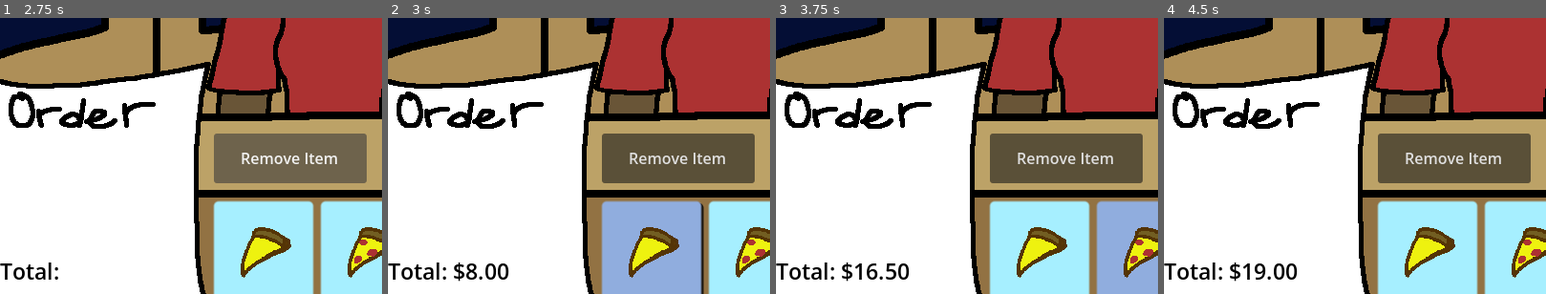
Above: before the commit, frames 1-4 (left to right).
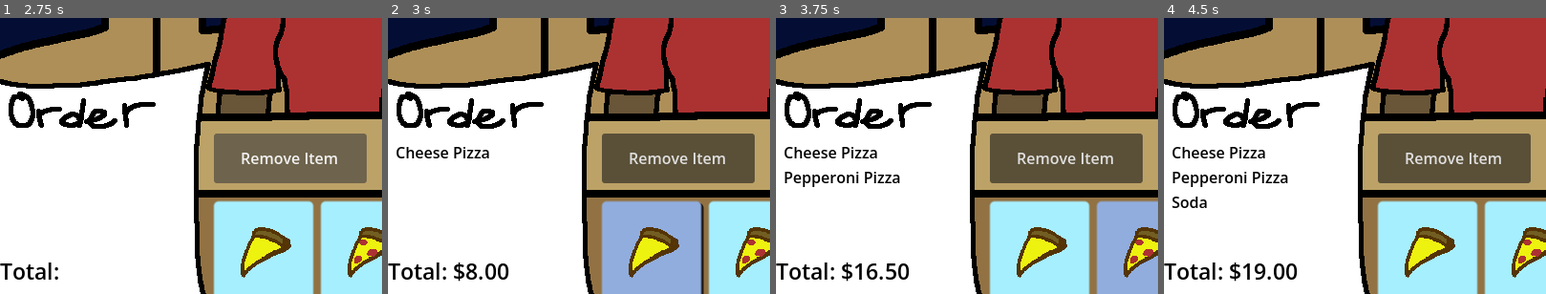
Above: after the commit, the same moments.

Repository: CollectorDev09/Sams-Pizza
Game: Godot game, scene res://scenes/menu.tscn
Two runs of this game, one before a commit and one after it. Both use one fixed random seed, a clock stepped at 60 frames per second and the inputs below.
Inputs (mouse positions are % of the whole screen's width and height, from its top left):
- Up to frame 1 (2.75 s): click "Stats" at 0.5 s; click "Back" at 1.25 s; click "Play" at 2 s
- Up to frame 2 (3 s): click (42, 92) at 2.75 s
- Up to frame 3 (3.75 s): click (56, 92) at 3.5 s
- Up to frame 4 (4.5 s): click (70, 92) at 4.25 s
The pictures show only the part of the screen within x 7-57%, y 50-100%; the shares and areas given below are measured in that part.

Frame 1 is identical in both runs. In frame 2, 0.5% of the frame differs, in the area x 2-27%, y 46-51%; in frame 3, 1.1%; in frame 4, 1.3%, in the area x 2-33%, y 46-69%.

Commit message:
Order text works again!

Diff:
--- a/scenes/game.tscn
+++ b/scenes/game.tscn
@@ -8,6 +8,7 @@
 [ext_resource type="Texture2D" uid="uid://gskilcafc1xy" path="res://images/game/ChatBubble.png" id="8_bhx41"]
 [ext_resource type="Texture2D" uid="uid://d08e7edv0nqt5" path="res://images/game/ChatItems.png" id="9_qnb83"]
 [ext_resource type="Script" uid="uid://dyiukkuljwp6j" path="res://scripts/stats.gd" id="10_sww3w"]
+[ext_resource type="Script" uid="uid://n81r6qnvlf54" path="res://scripts/game/hud.gd" id="11_264po"]
 [ext_resource type="Script" uid="uid://dpgg36xgox5uj" path="res://scripts/GotoMainMenu.gd" id="11_suyxu"]
 [ext_resource type="Script" uid="uid://cse2so7kcpbet" path="res://scripts/playAgain.gd" id="12_sgl2t"]
 [ext_resource type="StyleBox" uid="uid://dom7cclwgceme" path="res://styles/buttons/item.tres" id="13_qouja"]
@@ -166,6 +167,7 @@
 script = ExtResource("12_sgl2t")
 
 [node name="MainHUD" type="CanvasLayer" parent="." unique_id=610136123]
+script = ExtResource("11_264po")
 
 [node name="CheesePizzaButton" type="Button" parent="MainHUD" unique_id=153302736]
 offset_left = 280.0
@@ -264,3 +266,4 @@
 [connection signal="pressed" from="MainHUD/PepperoniPizzaButton" to="." method="addItem" binds= ["pepperoniPizza"]]
 [connection signal="pressed" from="MainHUD/SodaButton" to="." method="addItem" binds= ["soda"]]
 [connection signal="pressed" from="MainHUD/RemoveButton" to="." method="removeItem"]
+[connection signal="pressed" from="MainHUD/FinishButton" to="." method="finish"]
--- a/scripts/game/BaseItem.gd
+++ b/scripts/game/BaseItem.gd
@@ -11,9 +11,3 @@
 
 func setPrice(price: float):
 	itemPrice = price
-
-func getName() -> String:
-	return itemName
-
-func getPrice() -> float:
-	return itemPrice
--- a/scripts/game/Customer.gd
+++ b/scripts/game/Customer.gd
@@ -22,6 +22,8 @@
 		print("Adding to Previous Names Array")
 		previousNames.append(customerName)
 
+		print("Previous Names: %s" % str(previousNames))
+
 	customerMenu = menu
 	customerName = customerNames[rng.randf_range(0, customerNames.size())]
 
--- a/scripts/game/HudManager.gd
+++ /dev/null
@@ -1,26 +0,0 @@
-class_name HUD extends Node
-
-@onready var itemLabel: Label = $MainHUD/Items
-@onready var total_text: Label = $MainHUD/TotalText
-@onready var scoreText: Label = $StatsHUD/ScoreText
-@onready var requestText: Label = $MainHUD/RequestText
-@onready var customersText: Label = $MainHUD/CustomersText
-@onready var statsHUD: CanvasLayer = get_node("StatsHUD")
-@onready var accuracyText: Label = get_node("StatsHUD/AccuracyText")
-
-func initHUD():
-	pass
-
-func updateText():
-	print("Updating text")
-
-func updateOrderText(total: float):
-	# total_text.text = "Total: $%.2f" % total
-	pass
-
-func hideHUD():
-	statsHUD.hide()
-
-func endScreen():
-	accuracyText.text = "Accuracy: %.2f%%" % Stats.orderAccuracy
-	statsHUD.show()
--- /dev/null
+++ b/scripts/game/hud.gd
@@ -0,0 +1,9 @@
+extends CanvasLayer
+
+@onready var itemLabel: Label = $Items
+
+func updateItemsText(textArray: Array[BaseItem]) -> void:
+	itemLabel.text = ""
+
+	for item in textArray:
+		itemLabel.text += "%s\n" % item.itemName
--- a/scripts/main.gd
+++ b/scripts/main.gd
@@ -3,6 +3,7 @@
 @onready var character: AnimatedSprite2D = $BG/Customer
 @onready var chatItem: AnimatedSprite2D = $BG/ChatItem
 @onready var totalText: Label = get_node("MainHUD/TotalText")
+@onready var HUD: CanvasLayer = $MainHUD
 
 var total = 0.00
 var points:int = 0
@@ -18,13 +19,9 @@
 var requestArray = [""]
 
 var random = RandomNumberGenerator.new()
+var randomNum
 
 var currentCustomer: Customer
-var customerWants
-
-var randomNum
-
-@onready var hudManager = preload("res://scripts/game/HudManager.gd").new()
 
 @warning_ignore("narrowing_conversion")
 var totalCustomers:int = random.randf_range(5, 20)
@@ -50,10 +47,6 @@
 	soda.setName("Soda")
 
 	newCustomer()
-	updateText()
-
-var lastAnim = ""
-var lastOrder = ""
 
 func newCustomer():
 	itemArray.clear()
@@ -62,35 +55,7 @@
 
 	randomNum = random.randi() % 2
 
-	customerWants = random.randi() % menu.size()
-
 	print("\n")
-
-	#updateText()
-
-func updateText():
-	hudManager.initHUD()
-	#if (randomNum == 1 and not keys[customerWants] == "Soda"):
-		#requestText.text = "Customer wants a %s and a Soda." % keys[customerWants]
-		#if (keys[customerWants] == "Cheese Pizza"):
-			#chatItem.play("CheeseSoda")
-		#elif (keys[customerWants] == "Pepperoni Pizza"):
-			#chatItem.play("PepperSoda")
-		#requestArray.append("Soda")
-		 #itemLabel.text = "%s\nSoda" % keys[customerWants]
-	#else:
-		#requestText.text = "Customer wants a %s" % keys[customerWants]
-		#if (keys[customerWants] == "Cheese Pizza"):
-			#chatItem.play("Cheese")
-		#elif (keys[customerWants] == "Pepperoni Pizza"):
-			#chatItem.play("Pepper")
-		## itemLabel.text = keys[customerWants]
-#
-	#total_text.text = "Total: $%.2f" % total
-	#scoreText.text = "Score: %d" % points
-	#
-	#customersText.text = "Customers Left: %d" % customers
-	#itemLabel.text = arrayItems(itemArray)
 
 func round_to_dec(num,digit):
 	return round(num * pow(10.0, digit)) / pow(10.0, digit)
@@ -98,24 +63,21 @@
 func addItem(itemName:String):
 	if (itemArray.size() == 3): return
 
-	print(itemName)
-
 	var daItem: BaseItem
 	daItem = get(itemName)
-
 	itemArray.append(daItem)
 
 	total += daItem.itemPrice
-
 	totalText.text = "Total: $%.2f" % total
 
-	# itemLabel.text = arrayItems(itemArray)
+	HUD.updateItemsText(itemArray)
 
 func clearItems():
 	itemArray.clear()
-	# itemLabel.text = arrayItems(itemArray)
 	total = 0
 	totalText.text = "Total: $%.2f" % total
+
+	HUD.updateItemsText(itemArray)
 
 func removeItem() -> void:
 	if itemArray.size() == 0:
@@ -123,16 +85,17 @@
 		return
 
 	total -= itemArray.back().itemPrice
-
+	totalText.text = "Total: $%.2f" % total
 	itemArray.pop_back()
 
-	totalText.text = "Total: $%.2f" % total
-
+	HUD.updateItemsText(itemArray)
 
 func finish() -> void:
-	print(requestArray)
-	print(itemArray)
+	if (itemArray.size() == 0):
+		print("WHY ARE THERE NO ITEMS. TRY AGAIN")
+		return
 
+	print("aasd")
 	var arraysAreSame:bool = true
 
 	for item in requestArray:
@@ -146,11 +109,8 @@
 		points -= 400 * requestArray.size()
 
 	totalOrders += 1
-
 	Stats.orderAccuracy = Stats.getAccuracy(float(correctOrders), float(totalOrders))
-
 	totalCustomers -= 1
-	updateText()
 	clearItems()
 
 	if (totalCustomers > 0):
@@ -161,4 +121,3 @@
 		SaveLoad.resetAccuracy()
 		SaveLoad.SaveFileData.totalOrders += totalOrders
 		SaveLoad._save()
-		hudManager.endScreen()
--- a/scripts/menu/playButton.gd
+++ b/scripts/menu/playButton.gd
@@ -1,10 +1,4 @@
 extends Button
-
-
-# Called when the node enters the scene tree for the first time.
-func _ready() -> void:
-	pass # Replace with function body.
-
 
 func _on_pressed() -> void:
 	get_tree().change_scene_to_file("res://scenes/game.tscn")
Not shown, removed: scripts/game/HudManager.gd.uid
Not shown, added: scripts/game/hud.gd.uid
Not shown, added: scenes/game.tscn3517043207.tmp
Not shown, added: scenes/game.tscn3542336150.tmp
